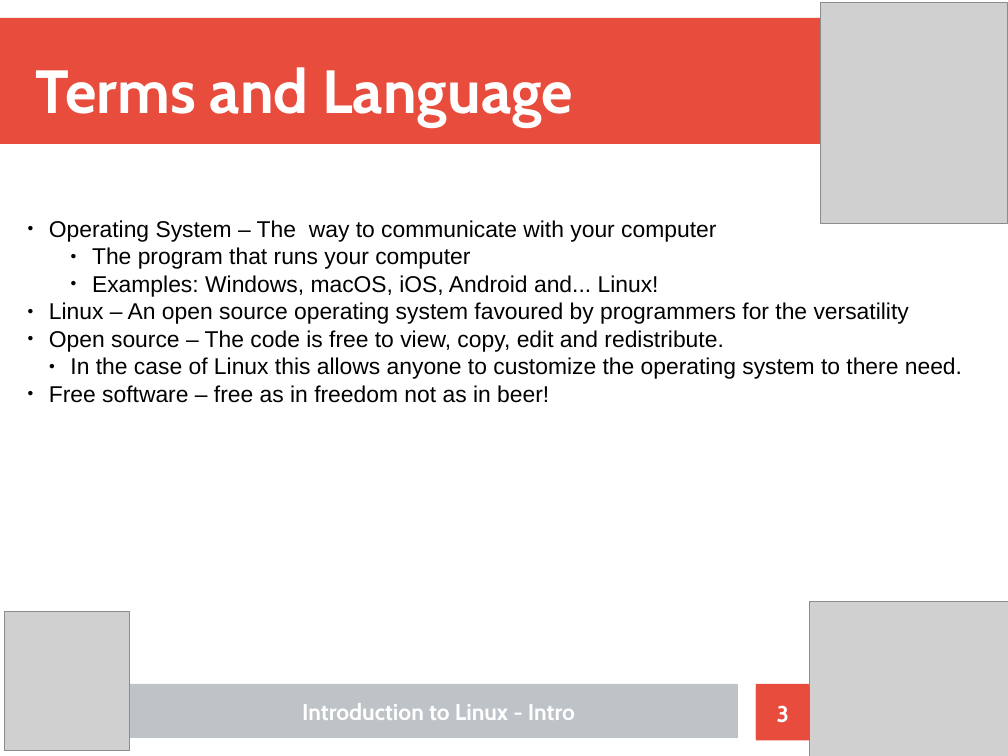
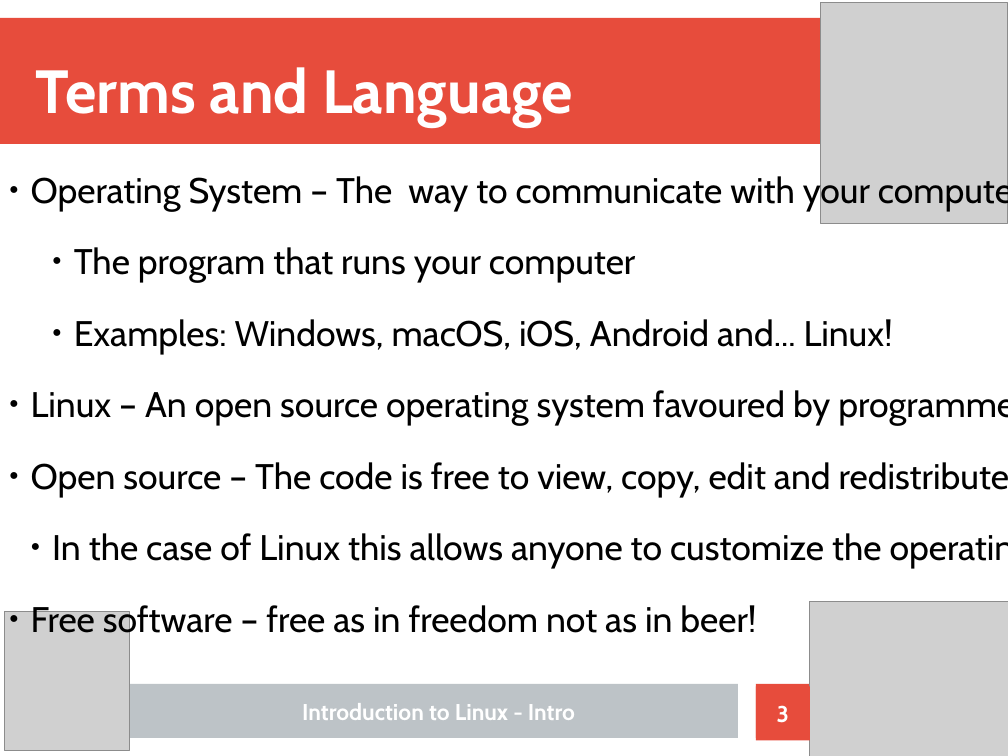
Before and after one commit to Nhlakanipho-Biyela/Intro_To_Linux_Course, a slide deck: slide 3 of Lecture_Slides/Linux_Tutorial_Format.odp. Drawn at 1008x756 pixels with LibreOffice and Linux fonts; fonts in the diff are those of the drawing; grey boxes stand for pictures. Boxes give left, top, right and bottom in pixels: in the first picture for what was removed or moved away, otherwise in the second. Text is boxed around its words. In the diff, an @@ line names an element or a change of style, - is before the commit and + after.

Commit message:
design changes to lecture 1 slides

```diff
--- a/Lecture_Slides/Linux_Tutorial_Format.odp
+++ b/Lecture_Slides/Linux_Tutorial_Format.odp
@@ text "Operating System – The way ..." moved from (x1=49, y1=220, x2=962, y2=403) to (x1=31, y1=173, x2=1008, y2=640) @@
@@ text "Operating System – The way ..." at (x1=31, y1=173, x2=1008, y2=640): size 18 to 28 pt, font Arial to Cabin; more space between paragraphs @@
```
Also in this commit, not shown: 10 other slides changed, 1 other file.
